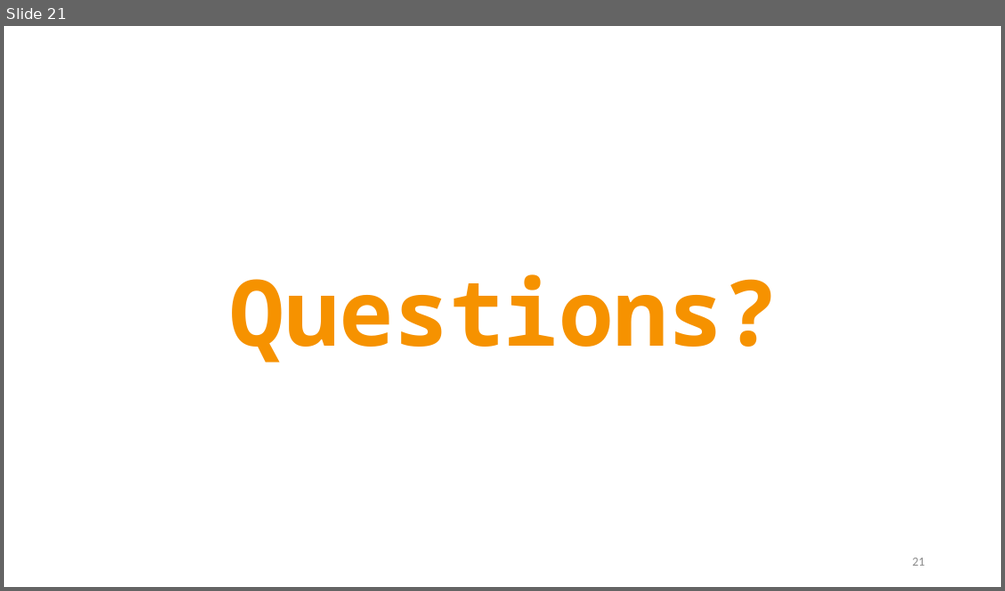
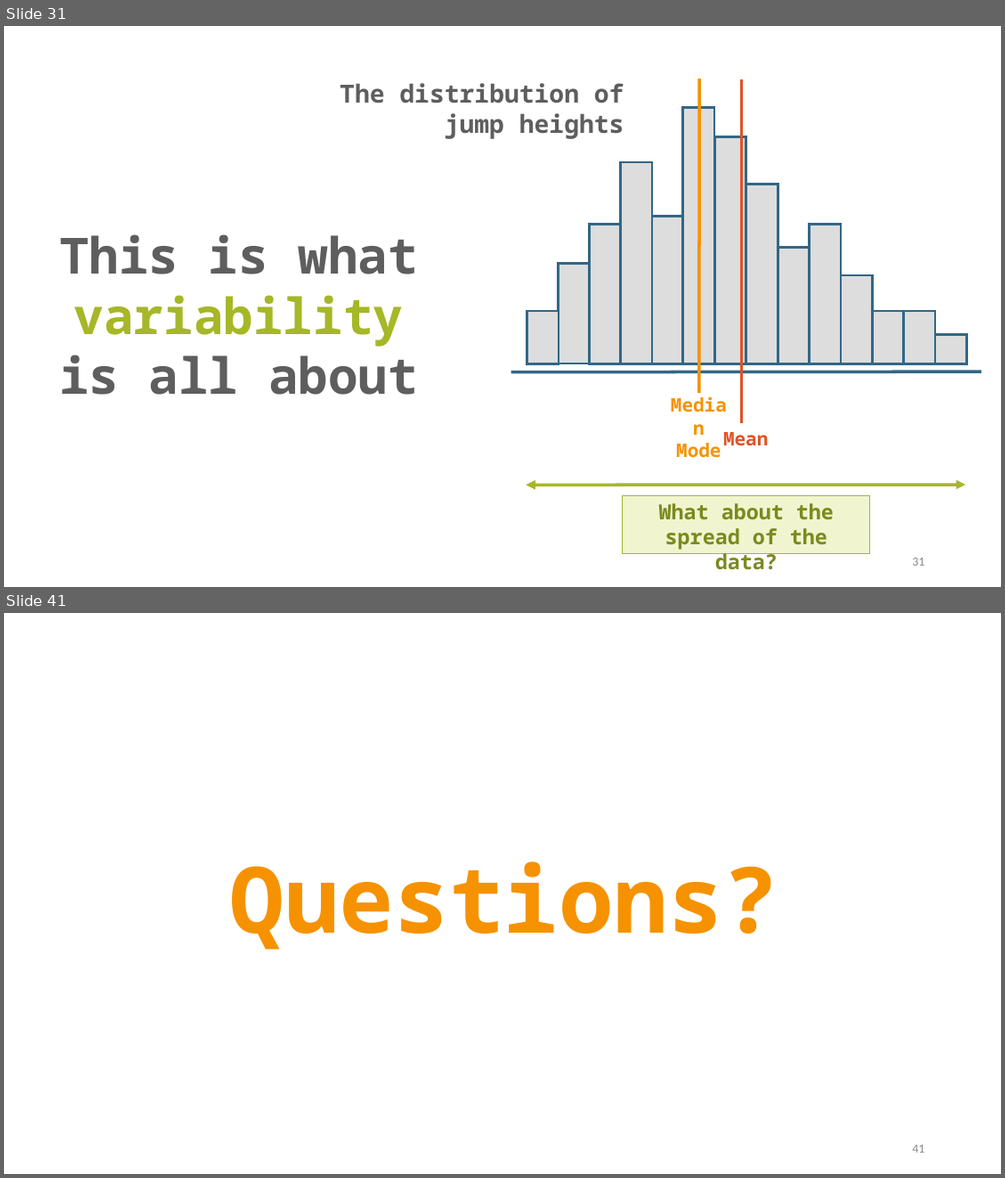
Before and after one commit to TysonStanley/EDU-6050, a slide deck: Slides/03_EDUC_6050_2018.pptx. Shown one above the other, each under a label of ours: slide 21 before the commit, slides 31 and 41 after it; the slides between them are not shown. The pictures are 1005x591 and 1005x1178 pixels, drawn with LibreOffice and Linux fonts; fonts in the diff are those of the drawing. Boxes give left, top, right and bottom in pixels: in the first picture for what was removed or moved away, otherwise in the second. Text is boxed around its words. In the diff, an @@ line names an element or a change of style, - is before the commit and + after.

```diff
--- a/Slides/03_EDUC_6050_2018.pptx
+++ b/Slides/03_EDUC_6050_2018.pptx
@@ slide 31 added at (4, 26, 1001, 587), background #FFFFFF @@
@@ group added at (340, 79, 981, 553): 15 rectangles, 3 texts, 3 lines, 1 double arrow @@
+Median
+Mode
+Mean
+What about the spread of the data?
+The distribution of jump heights
@@ text added at (59, 234, 418, 394), 48 pt, text #5E5E5E, bold @@
+This is what variability is all about
@@ page number added at (912, 557, 924, 565), 12 pt, text #8C8C8C @@
+31
@@ what was slide 21 is now slide 41 @@
@@ page number at (912, 1144, 924, 1152): text changed @@
-21
+41
```
Also in this commit, not shown: 1 slide changed, 21 other slides added, 2 slides removed, 9 other files.
